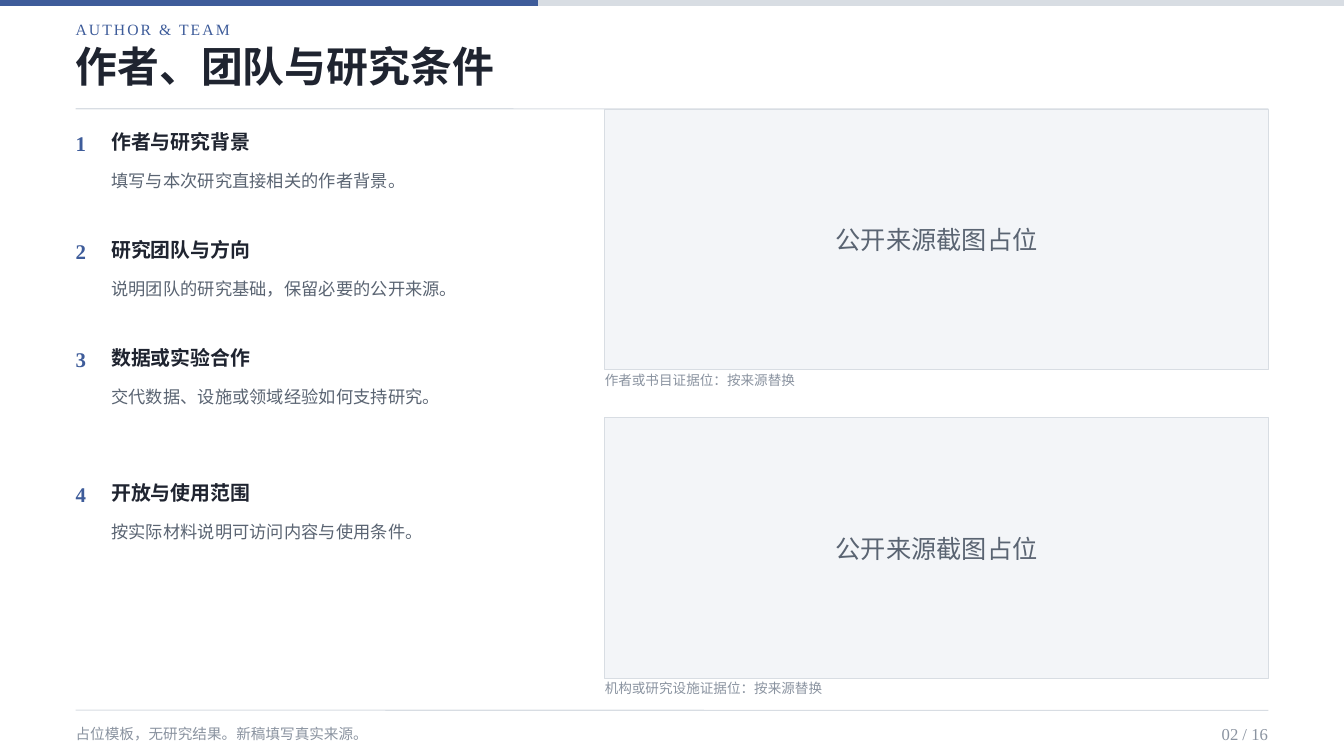
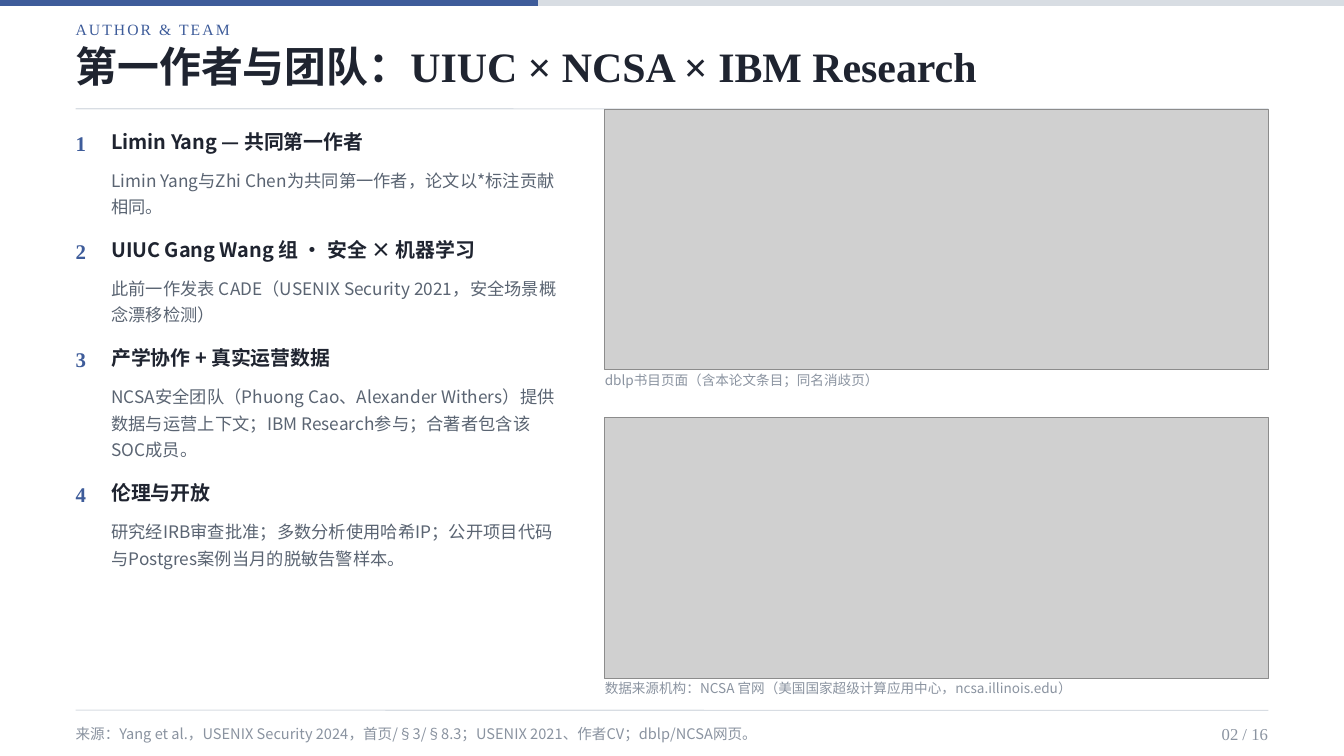
Before and after one commit to 01Elaine/research-ppt-skills, a slide deck: slide 2 of skills/research-ppt-style/assets/soc-reference.pptx. Drawn at 1344x756 pixels with LibreOffice and Linux fonts; fonts in the diff are those of the drawing; grey boxes stand for pictures. Boxes give left, top, right and bottom in pixels: in the first picture for what was removed or moved away, otherwise in the second. Text is boxed around its words. In the diff, an @@ line names an element or a change of style, - is before the commit and + after.

```diff
--- a/skills/research-ppt-style/assets/soc-reference.pptx
+++ b/skills/research-ppt-style/assets/soc-reference.pptx
@@ text at [76, 46, 976, 86]: text changed @@
-作者、团队与研究条件
+第一作者与团队：UIUC × NCSA × IBM Research
@@ rectangle removed at [605, 109, 1268, 369] @@
-公开来源截图占位
@@ picture added at [605, 109, 1268, 369] @@
@@ text at [111, 132, 363, 154]: text changed @@
-作者与研究背景
+Limin Yang — 共同第一作者
@@ text at [111, 172, 554, 215]: text changed @@
-填写与本次研究直接相关的作者背景。
+Limin Yang与Zhi Chen为共同第一作者，论文以*标注贡献相同。
@@ text at [111, 240, 475, 262]: text changed @@
-研究团队与方向
+UIUC Gang Wang 组 · 安全 × 机器学习
@@ text at [111, 280, 556, 323]: text changed @@
-说明团队的研究基础，保留必要的公开来源。
+此前一作发表 CADE（USENIX Security 2021，安全场景概念漂移检测）
@@ text at [111, 348, 330, 367]: text changed @@
-数据或实验合作
+产学协作 + 真实运营数据
@@ text at [111, 388, 554, 458]: text changed @@
-交代数据、设施或领域经验如何支持研究。
+NCSA安全团队（Phuong Cao、Alexander Withers）提供数据与运营上下文；IBM Research参与；合著者包含该SOC成员。
@@ text at [605, 373, 879, 388]: text changed @@
-作者或书目证据位：按来源替换
+dblp书目页面（含本论文条目；同名消歧页）
@@ rectangle removed at [605, 418, 1268, 679] @@
-公开来源截图占位
@@ picture added at [605, 418, 1268, 679] @@
@@ text at [111, 483, 210, 502]: text changed @@
-开放与使用范围
+伦理与开放
@@ text at [111, 523, 552, 570]: text changed @@
-按实际材料说明可访问内容与使用条件。
+研究经IRB审查批准；多数分析使用哈希IP；公开项目代码与Postgres案例当月的脱敏告警样本。
@@ text at [605, 681, 1072, 694]: text changed @@
-机构或研究设施证据位：按来源替换
+数据来源机构：NCSA 官网（美国国家超级计算应用中心，ncsa.illinois.edu）
@@ text at [76, 727, 757, 743]: text changed @@
-占位模板，无研究结果。新稿填写真实来源。
+来源：Yang et al.，USENIX Security 2024，首页/§3/§8.3；USENIX 2021、作者CV；dblp/NCSA网页。
```
Also in this commit, not shown: 14 other slides changed, 1 slide added, 1 slide removed, 46 other files.
